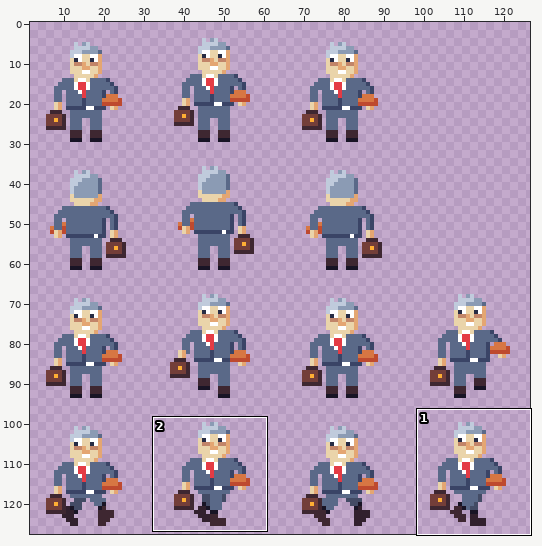
Edited in one commit: pixel-art file (assets/textures/characters/sovittelija_32.aseprite). Above, an overview of the earlier version with the close-up marked.
Close-up. As it was:
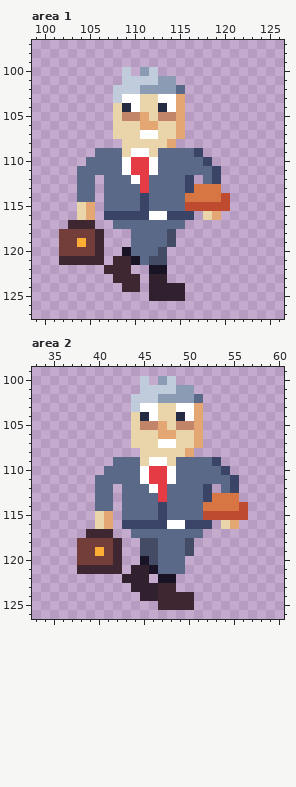
128x128 pixels, 1 frame. Shown: area 1: x 99..126, y 97..127; area 2: x 33..60, y 99..126. The wide view leaves out empty margins.
Now the later version:
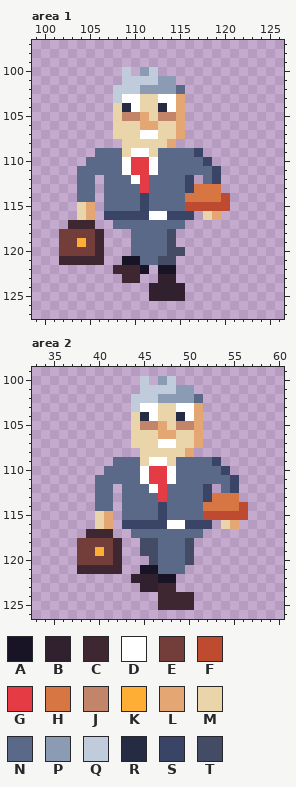
Palette (. is transparent): A #181425  B #31202d  C #3e2731  D #ffffff  E #733e39  F #be4a2f  G #e43b44  H #d77643  J #c28569  K #feae34  L #e4a672  M #ead4aa  N #5a6988  P #8b9bb4  Q #c0cbdc  R #262b44  S #3a4466  T #434b65
Diff:
{"where": "area 1"}
{"y":120,"x":109,"old":"A","new":"."}
{"y":120,"x":113,"old":"T..","new":"NTT"}
{"y":121,"x":108,"old":"CC","new":".A"}
{"y":121,"x":112,"old":"T","new":"N"}
{"y":121,"x":114,"old":".","new":"T"}
{"y":122,"x":107,"old":"C","new":"."}
{"y":122,"x":110,"old":"..A","new":"CA."}
{"y":122,"x":114,"old":".","new":"A"}
{"y":123,"x":108,"old":"C","new":"."}
{"y":123,"x":112,"old":"B","new":"."}
{"y":123,"x":114,"old":".","new":"B"}
{"y":124,"x":109,"old":"CC","new":".."}
{"where": "area 2"}
{"y":120,"x":45,"old":"A","new":"."}
{"y":120,"x":50,"old":".","new":"T"}
{"y":121,"x":44,"old":"BB","new":".A"}
{"y":122,"x":43,"old":"B","new":"."}
{"y":122,"x":46,"old":".","new":"B"}
{"y":123,"x":44,"old":"B","new":"."}
{"y":124,"x":45,"old":"BB","new":".."}
{"label":"changed","picture_box":[104,247,185,292]}
{"label":"changed","picture_box":[122,556,194,601]}
